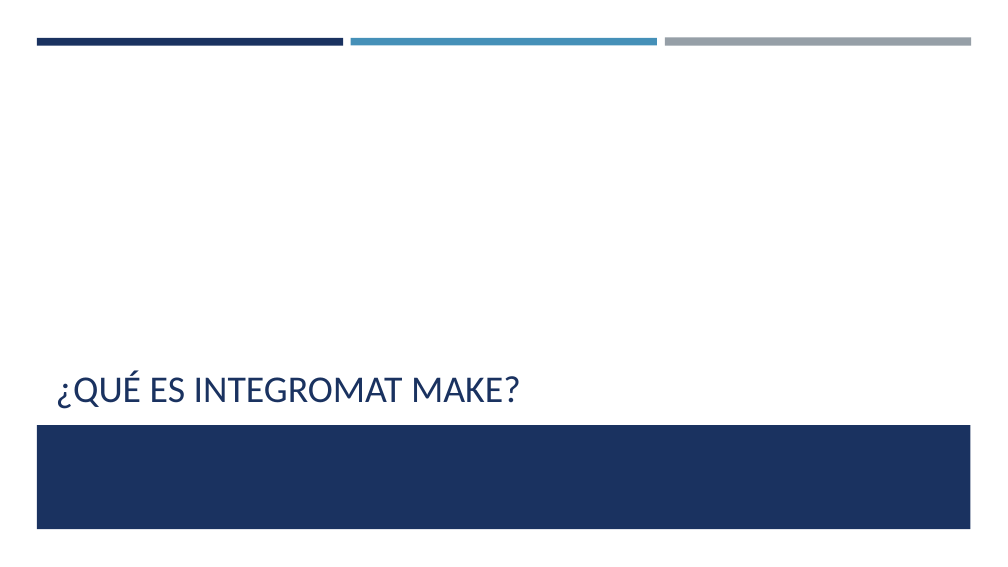
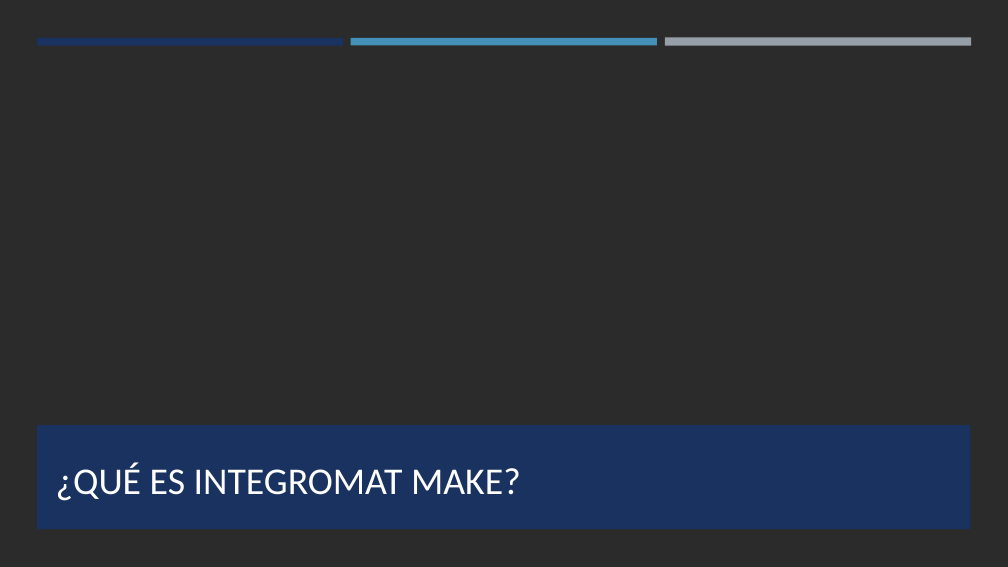
Before and after one commit to SaulRC1/Integracion-de-la-informacion-y-aplicaciones, a slide deck: slide 3 of Practicas/Practica 2 - Integromat Make/Herramienta Integromat Make - Juan Alberto Domínguez Vázquez Saúl Rodríguez Naranjo.pptx. Drawn at 1008x567 pixels with LibreOffice and Linux fonts; fonts in the diff are those of the drawing; background and template pictures are left out; a plain dark background stands for a picture behind light text. Boxes give left, top, right and bottom in pixels: in the first picture for what was removed or moved away, otherwise in the second. Text is boxed around its words. In the diff, an @@ line names an element or a change of style, - is before the commit and + after.

Commit message:
Terminados apartados '¿Que es Integromat Make?' y 'Como utilizar Integromat Make'

```diff
--- a/Practicas/Practica 2 - Integromat Make/Herramienta Integromat Make - Juan Alberto Domínguez Vázquez Saúl Rodríguez Naranjo.pptx
+++ b/Practicas/Practica 2 - Integromat Make/Herramienta Integromat Make - Juan Alberto Domínguez Vázquez Saúl Rodríguez Naranjo.pptx
@@ background #FFFFFF to picture (left out) @@
@@ title "¿QUÉ ES INTEGROMAT MAKE?": place and size @@
-title "¿QUÉ ES INTEGROMAT MAKE?" at (56, 370, 521, 409)
+title "¿QUÉ ES INTEGROMAT MAKE?" at (56, 462, 521, 501)
@@ title "¿QUÉ ES INTEGROMAT MAKE?" at (56, 462, 521, 501): text colour #1A3260 to #FFFFFF @@
```
Also in this commit, not shown: 2 other slides changed, 8 slides added.
